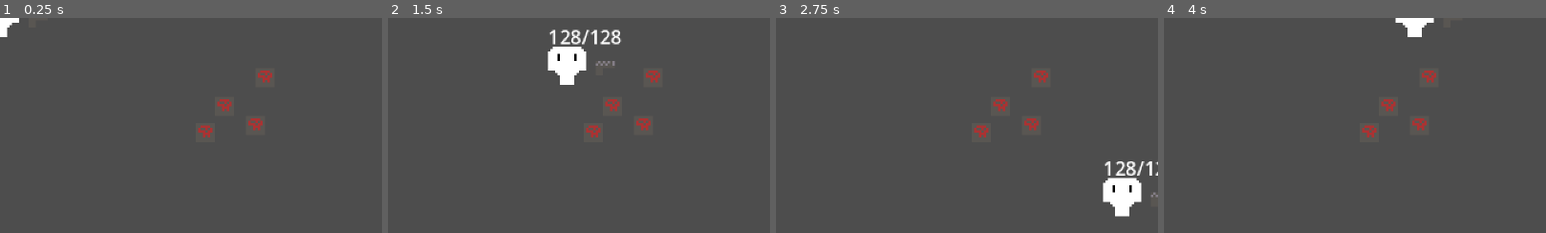
Above: before the commit, frames 1-4 (left to right).
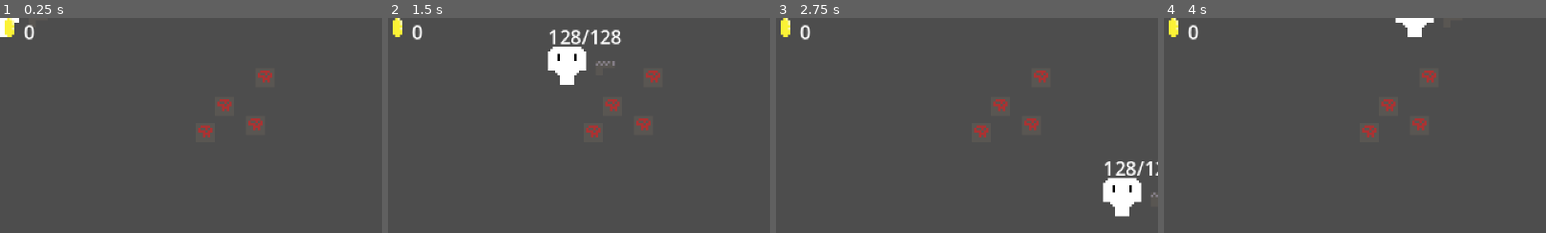
Above: after the commit, the same moments.

Repository: Kimbix/gun-factory-game
Game: Godot game, scene res://main.tscn
Same seed, same stepped clock (60 frames per second), same inputs: the game is played once before the commit and once after it.
Inputs (mouse positions are % of the whole screen's width and height, from its top left):
- Up to frame 1 (0.25 s): no input
- Up to frame 2 (1.5 s): tap Enter at 0.5 s; move the mouse to (72, 45) at 0.52 s; press the mouse at (72, 45) at 0.53 s; hold D (move_right) 0.53-1.28 s; move the mouse to (30, 55) at 1.27 s; release the mouse at (30, 55) at 1.28 s; hold S (move_down) from 1.28 s (still down); tap E (interact) at 1.35 s
- Up to frame 3 (2.75 s): move the mouse to (60, 28) at 2.02 s; release S (move_down) at 2.03 s; hold D (move_right) from 2.03 s (still down); tap 1 at 2.1 s
- Up to frame 4 (4 s): move the mouse to (45, 70) at 2.77 s; release D (move_right) at 2.78 s; hold W (move_up) 2.78-3.53 s; tap 2 at 2.85 s; move the mouse to (80, 65) at 3.52 s; hold A (move_left) from 3.53 s (still down); tap 3 at 3.6 s
The pictures show only the part of the screen within x 0-50%, y 0-50%; the shares and areas given below are measured in that part.

The runs differ from the first frame. In frame 1, 0.3% of the frame differs, in the area x 1-9%, y 0-11%; in frame 2, 0.3%; in frame 3, 0.3%; in frame 4, 0.3%.

Commit message:
Coin counter: player.coins + sprite+label overlay top-left

Diff:
--- a/scripts/player/player.gd
+++ b/scripts/player/player.gd
@@ -5,6 +5,7 @@
 @export var speed: float = 100.0
 
 var inventory: Inventory = Inventory.new()
+var coins: int = 0
 var _interact_area: Area2D
 
 const STARTING_ITEMS := {
--- a/scripts/weapons/gun.gd
+++ b/scripts/weapons/gun.gd
@@ -46,6 +46,8 @@
 
 var grid: Grid
 var overlay_viewer: GridViewer
+var _coin_icon: Node2D
+var _coin_label: Label
 var _ammo_label: Label
 
 var edit_mode: bool = false
@@ -108,11 +110,31 @@
 		if _fire_timer <= 0.0 and not _fire_queue.is_empty():
 			_on_fire(_fire_queue.pop_front())
 			_fire_timer = fire_stagger
+	_update_coin_label()
 	_update_ammo_label()
+
+
+func _update_coin_label() -> void:
+	if _coin_label == null:
+		return
+	var player := get_parent() as Player
+	if player == null:
+		return
+	_coin_label.text = "%d" % player.coins
 
 
 func _add_overlay_to_scene() -> void:
 	var cl := CanvasLayer.new()
+	_coin_icon = Node2D.new()
+	_coin_icon.position = Vector2(4, 4)
+	var coin_sprite := Sprite2D.new()
+	coin_sprite.texture = load("res://assets/world/spr_coin.png")
+	_coin_icon.add_child(coin_sprite)
+	_coin_label = Label.new()
+	_coin_label.position = Vector2(6, -4)
+	_coin_label.add_theme_font_size_override(&"font_size", 8)
+	_coin_icon.add_child(_coin_label)
+	cl.add_child(_coin_icon)
 	cl.add_child(overlay_viewer)
 	get_tree().current_scene.add_child(cl)
 	tree_exiting.connect(func(): cl.queue_free())
Binary file added: assets/world/spr_chest.png
Not shown, added: assets/world/spr_chest.png.import
Binary file added: assets/world/spr_coin.png
Not shown, added: assets/world/spr_coin.png.import
